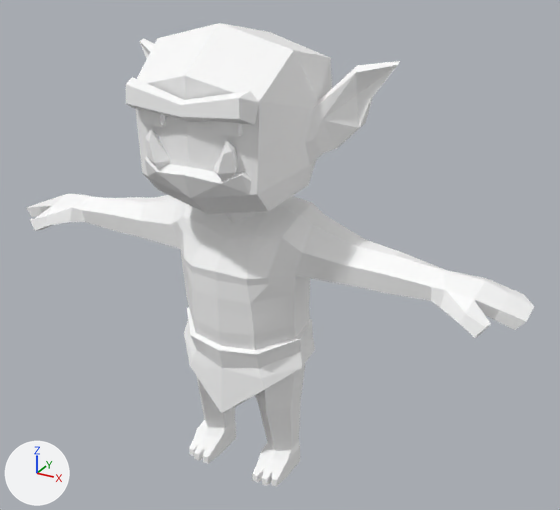
A saved change to the glTF model assets/synty/characters_mini/models/SK_Dungeon_GoblinMale_01.glb.
Camera for both pictures: a camera (50 mm lens) standing at (1.422, -2.281, 2.107) and looking at (0.124, 0.079, 0.927). Arrows for +X, +Y and +Z are at lower left; the lights stay in place.

The first picture shows 'SK_Dungeon_GoblinMale_01'.
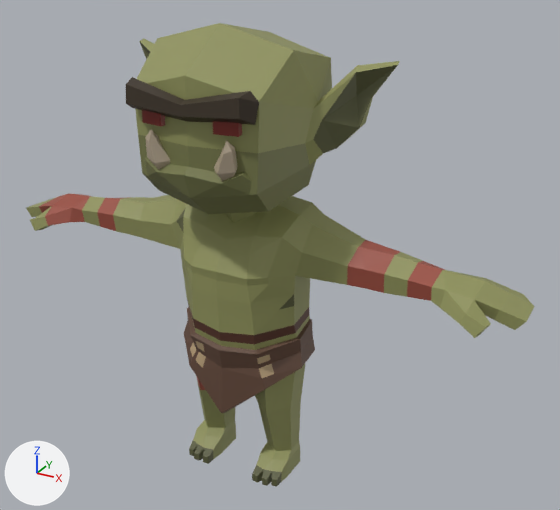
Patch to the scene script:
```diff
--- a/assets/synty/characters_mini/models/SK_Dungeon_GoblinMale_01.glb.py
+++ b/assets/synty/characters_mini/models/SK_Dungeon_GoblinMale_01.glb.py
@@ img_polygonminis_texture_01_a @@
+img_polygonminis_texture_01_a = load_image('PolygonMinis_Texture_01_A', '_unpacked/PolygonMinis_Texture_01_A', 1024, 1024, 'sRGB')
@@ mat_mini_chr257 @@
 mat_mini_chr257 = principled_material('Mini_Chr257')
-mat_mini_chr257.base_color = (1.0, 1.0, 1.0)  # white #ffffff
+mat_mini_chr257.texture = img_polygonminis_texture_01_a
 mat_mini_chr257.roughness = 0.553
```

What differs and where, as boxes (x1, y1, x2, y2) in the pictures (560 x 510 px):
'SK_Dungeon_GoblinMale_01', surface changed (white to yellow)
    both: (26, 23, 535, 487)
